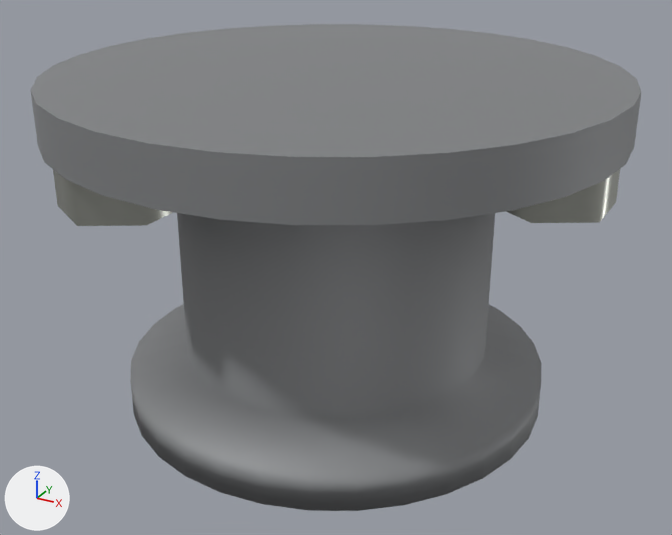
An edit to the glTF model porsche-911sc-engine/parts/oil-thermostat.glb, drawn before and after from the same camera.
Rendered twice from a 50 mm lens placed at (101.0, -196.2, -114.8), pointed at (58.6, -119.0, -153.4). Arrows for +X, +Y and +Z are at lower left; the lights stay in place. The picture after the commit comes second. Where no turn or scale is listed for an object, it has been applied to the vertices.

The first picture shows 'oil-thermostat:castAlu', 'oil-thermostat:zincPlate'.
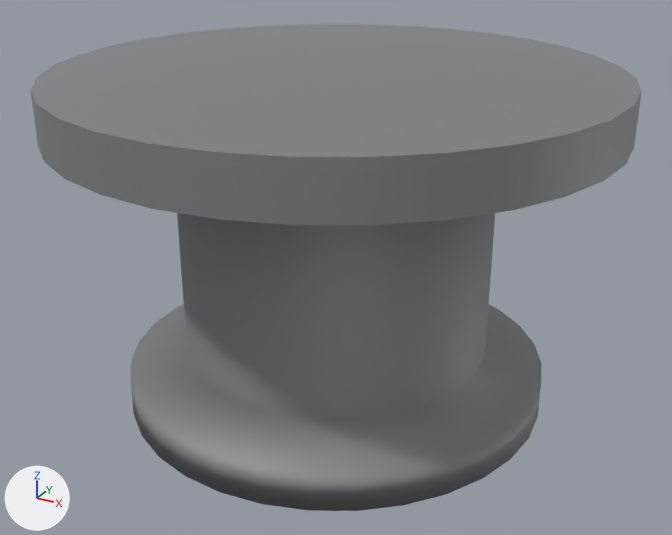
The newer file is also turned or shifted as a whole; pictures and numbers use the older file's frame.

Where the change shows, as pixel boxes (x1, y1, x2, y2) in the pictures (672 x 535 px):
'oil-thermostat:zincPlate', deleted: before (53, 169, 620, 226)

Edits to the bpy script that builds the scene:
```text
Remove ob_oil_thermostat_zincplate:
    ob_oil_thermostat_zincplate = bpy.data.objects.new('oil-thermostat:zincPlate', me_mesh_1)
    ob_oil_thermostat_zincplate.location = (63.4, -117.9, -140.0)
```
